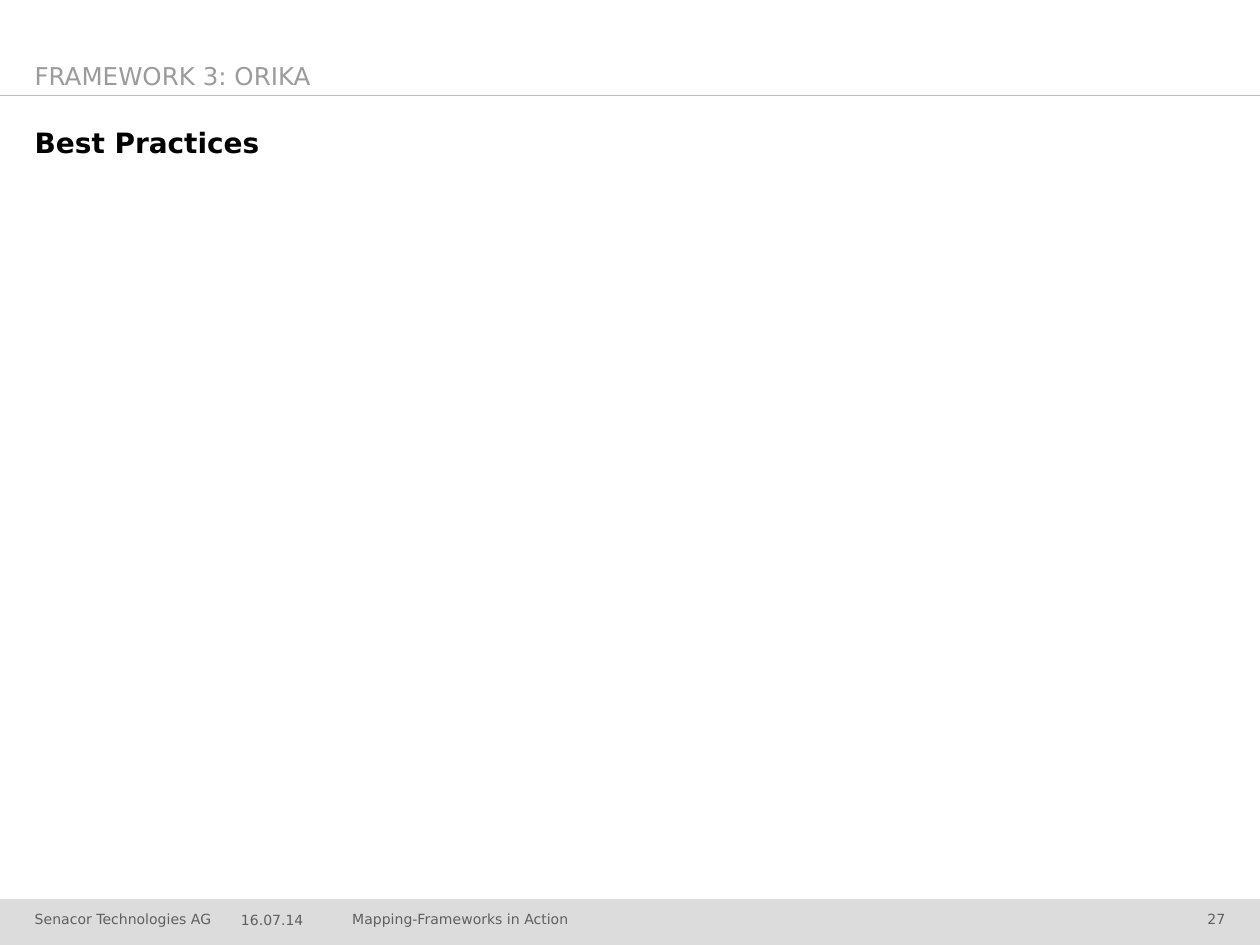
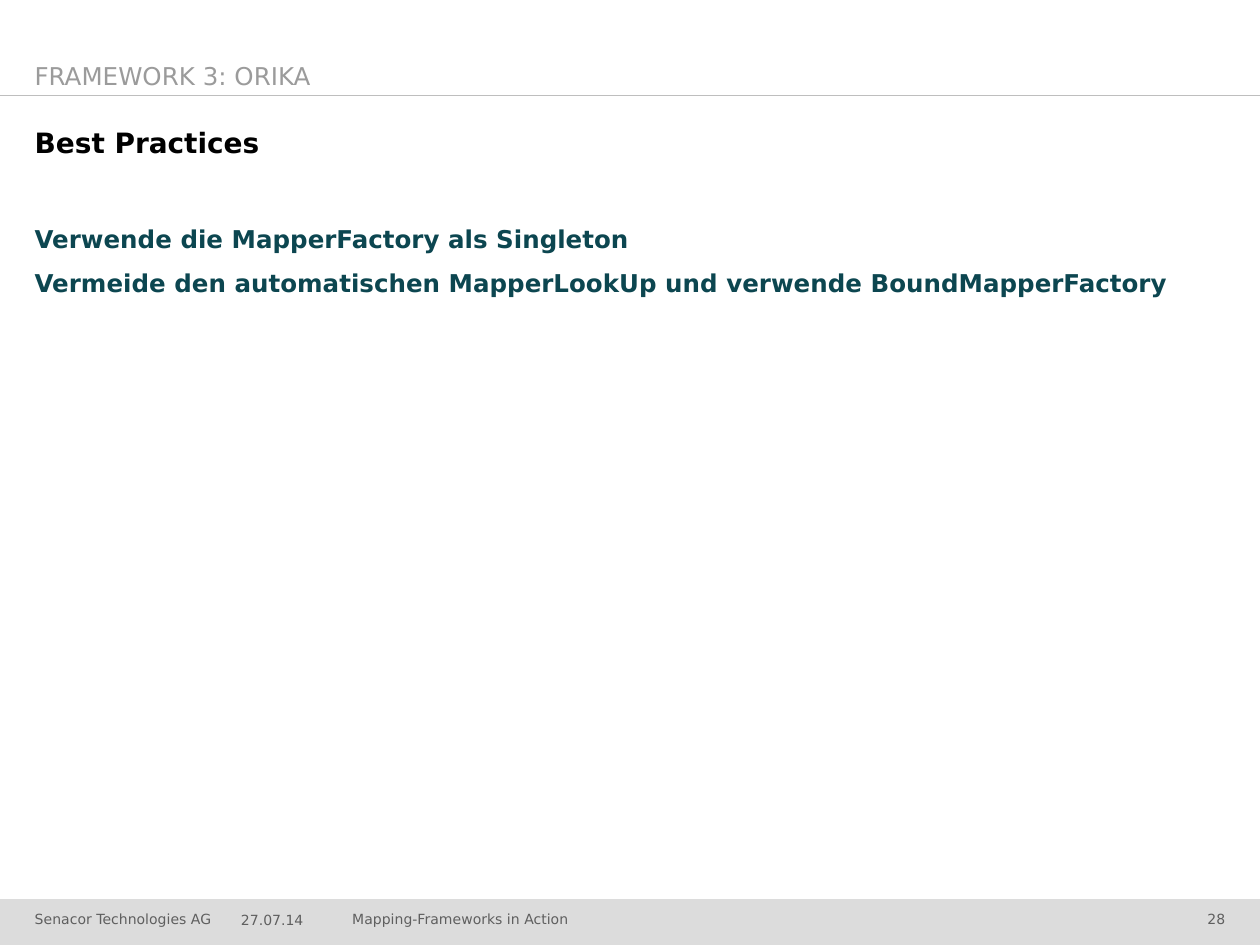
Before and after one commit to jschwalb/Mappings, a slide deck: slide 28 of presentation.pptx (slide 27 before the commit). Drawn at 1260x945 pixels with LibreOffice and Linux fonts; fonts in the diff are those of the drawing; background and template pictures are left out. Boxes give left, top, right and bottom in pixels: in the first picture for what was removed or moved away, otherwise in the second. Text is boxed around its words. In the diff, an @@ line names an element or a change of style, - is before the commit and + after.

```diff
--- a/presentation.pptx
+++ b/presentation.pptx
@@ text added at (35, 229, 1167, 298), 14 pt, text #0C4650, bold @@
+Verwende die MapperFactory als Singleton
+Vermeide den automatischen MapperLookUp und verwende BoundMapperFactory
@@ text at (241, 914, 303, 925): text changed @@
-16.07.14
+27.07.14
@@ page number at (1207, 913, 1225, 924): text changed @@
-27
+28
```
Also in this commit, not shown: 30 other slides changed, 1 slide added.
